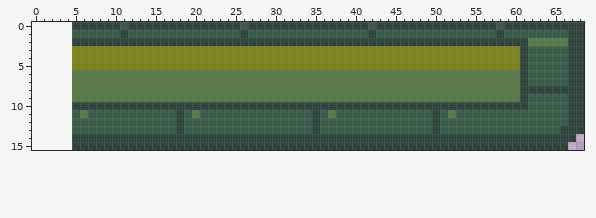
Pixel-art file -- Aseprite/Health_Bar.aseprite. The picture above was drawn from the file before the commit.
64x16 pixels, 1 frame. The old version is drawn lined up with the new one, on the new canvas.
The same view after the edit:
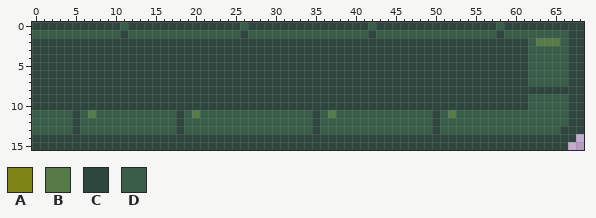
Palette (. is transparent): A #7e8416  B #577b46  C #2e463d  D #385d49
From old to new:
canvas 64x16 -> 69x16, the old top-left corner now at 5,0
The author changed colour D to colour B in row 11 at x 7.
Colour C now appears in row 0 at x 0 to 4; in rows 2 to 10 at x 0 to 4; in rows 14 to 15 at x 0 to 4.
The author changed colour A to colour C in rows 3 to 5 at x 5 to 60.
The author changed colour B to colour C in rows 6 to 9 at x 5 to 60.
The author changed colour D to colour C in rows 11 to 13 at x 5.
Colour D now appears in row 1 at x 0 to 4; in rows 11 to 13 at x 0 to 4.
The author changed colour B to colour D in row 2 at x 62 and 66; in row 11 at x 6.
Where, in picture pixels (left, top, right, bottom), the same in both pictures:
changed: (32, 22, 536, 150)
changed: (560, 38, 568, 46)
